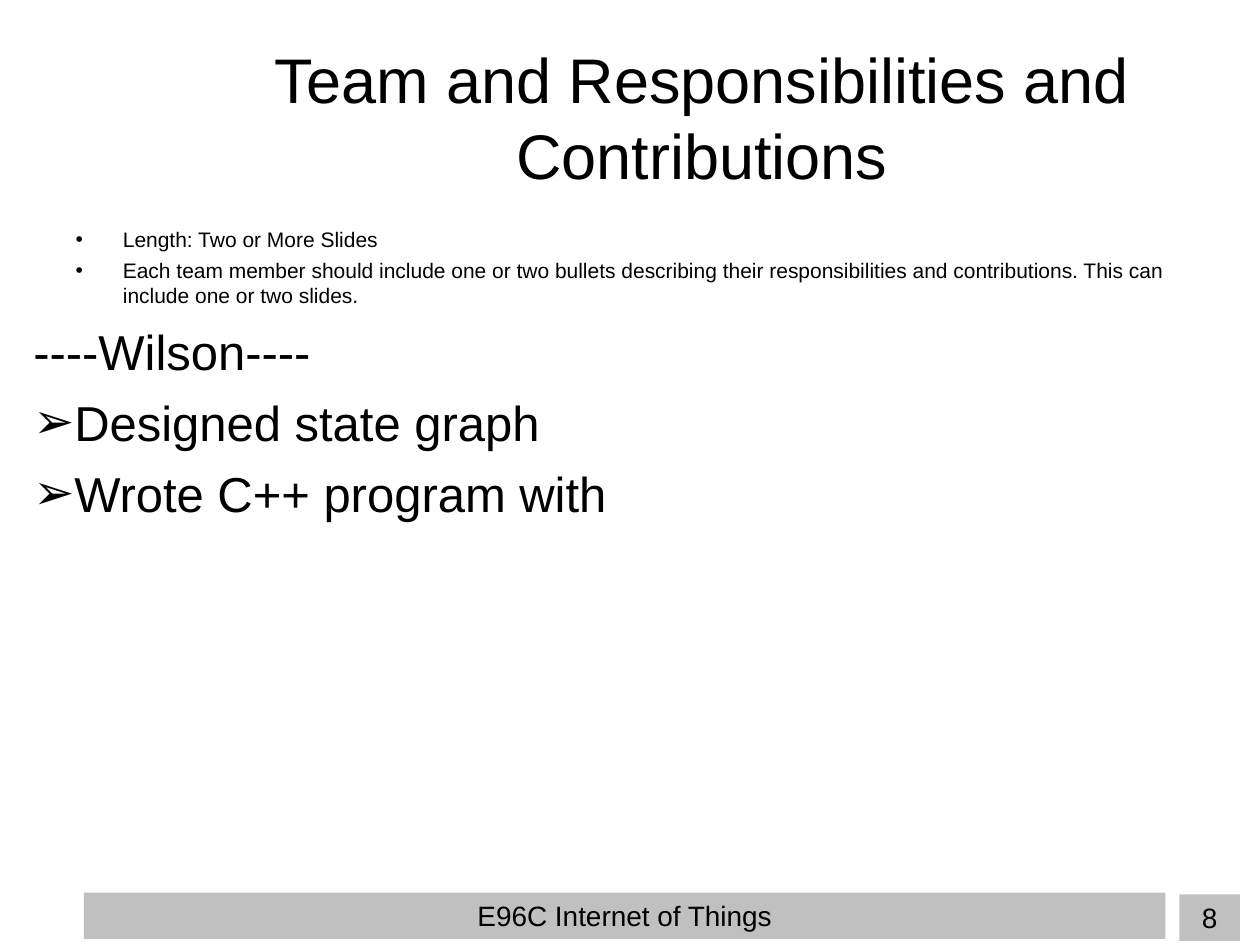
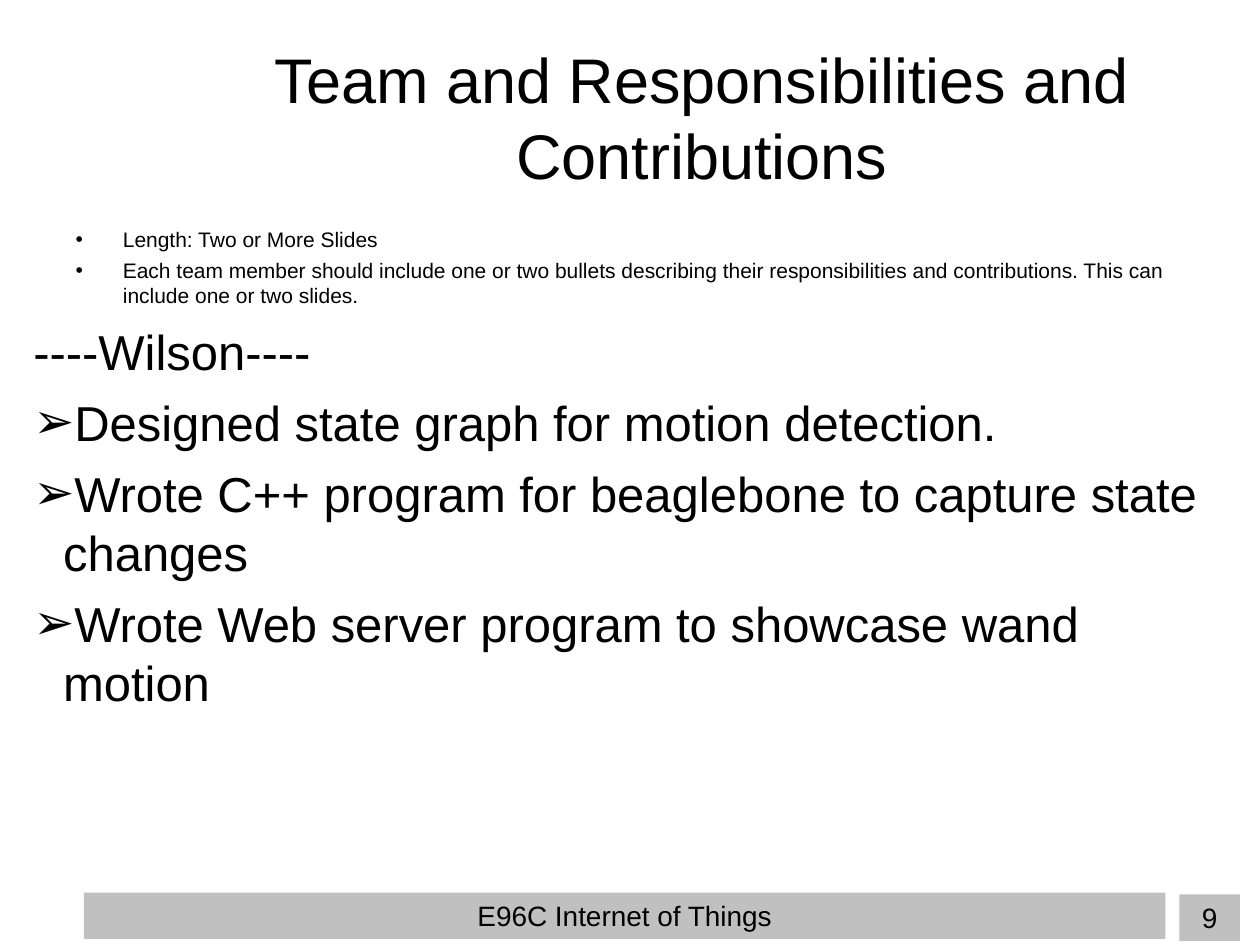
Before and after one commit to TheFearlessMagicians/wizdgetWand, a slide deck: slide 9 of wilson_hanif_varun_E96_presentation.ppt (slide 8 before the commit). Drawn at 1260x945 pixels with LibreOffice and Linux fonts; fonts in the diff are those of the drawing; background and template pictures are left out. Boxes give left, top, right and bottom in pixels: in the first picture for what was removed or moved away, otherwise in the second. Text is boxed around its words. In the diff, an @@ line names an element or a change of style, - is before the commit and + after.

```diff
--- a/wilson_hanif_varun_E96_presentation.ppt
+++ b/wilson_hanif_varun_E96_presentation.ppt
@@ text at <box>63,405,1197,702</box>: text changed @@
-➢ Designed state graph
-➢ Wrote C++ program with
+➢ Designed state graph for motion detection.
+➢ Wrote C++ program for beaglebone to capture state changes
+➢ Wrote Web server program to showcase wand motion
@@ page number at <box>1202,908,1218,929</box>: text changed @@
-8
+9
```
Also in this commit, not shown: 3 other slides changed, 1 slide added.
